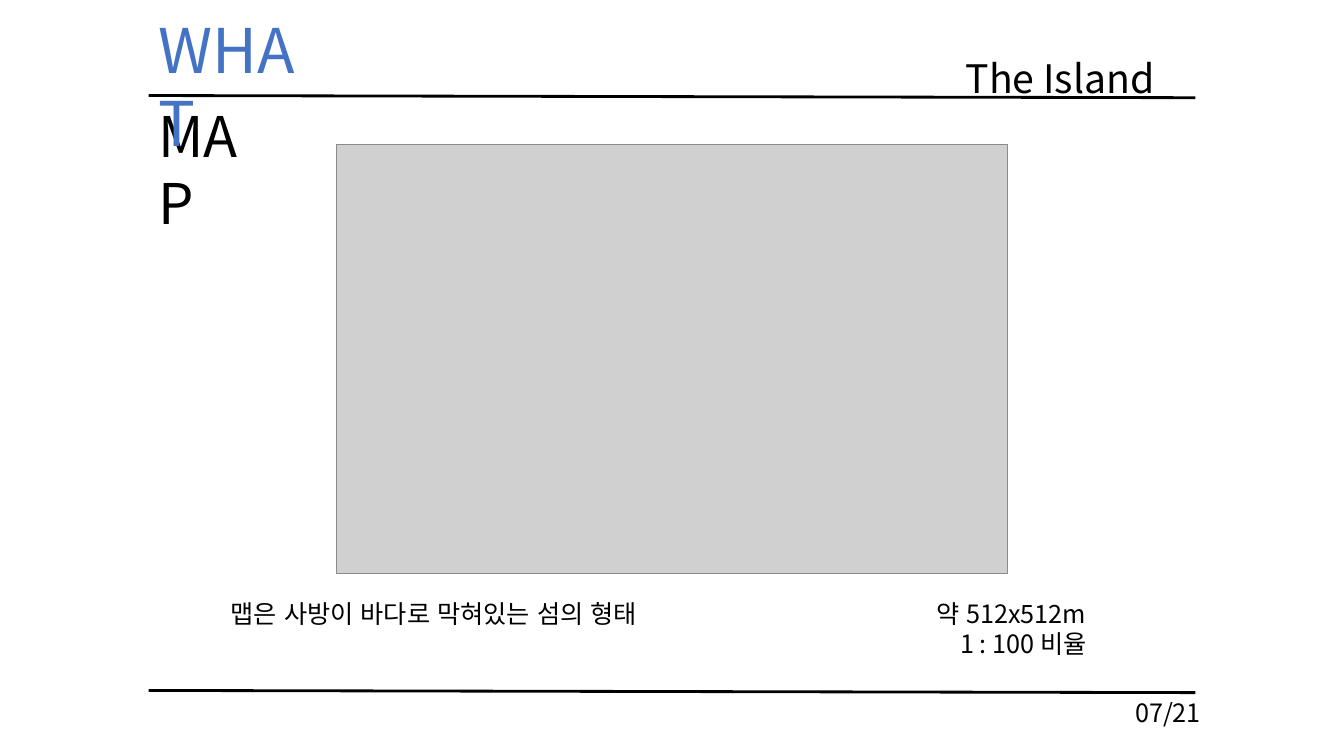
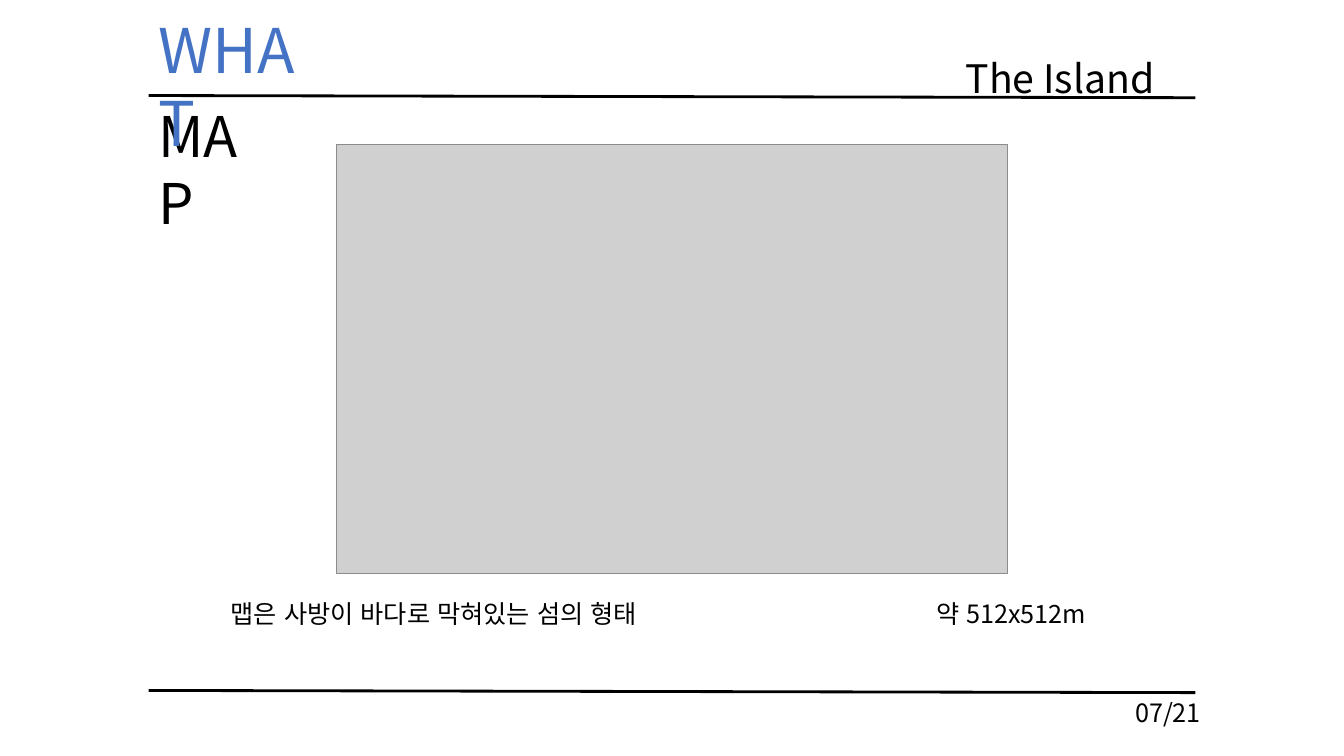
Before and after one commit to KimHaYoon/SickPerson, a slide deck: slide 7 of 문서/TheIsland_김하윤_이동규_이득유.pptx. Drawn at 1344x756 pixels with LibreOffice and Linux fonts; fonts in the diff are those of the drawing; grey boxes stand for pictures. Boxes give left, top, right and bottom in pixels: in the first picture for what was removed or moved away, otherwise in the second. Text is boxed around its words. In the diff, an @@ line names an element or a change of style, - is before the commit and + after.

```diff
--- a/문서/TheIsland_김하윤_이동규_이득유.pptx
+++ b/문서/TheIsland_김하윤_이동규_이득유.pptx
@@ text at (960,632,1086,655): paragraph removed @@
-1 : 100 비율
```
